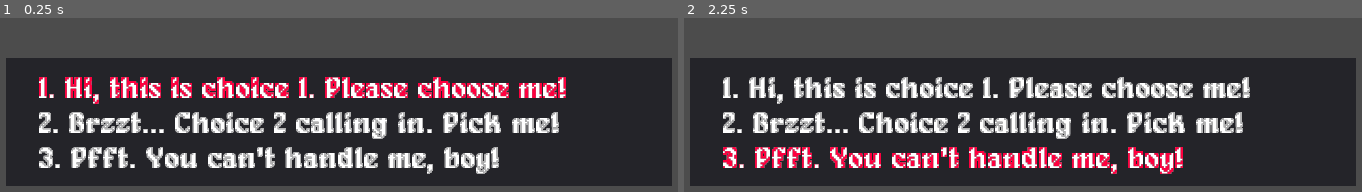
Above: before the commit, frames 1-2 (left to right).
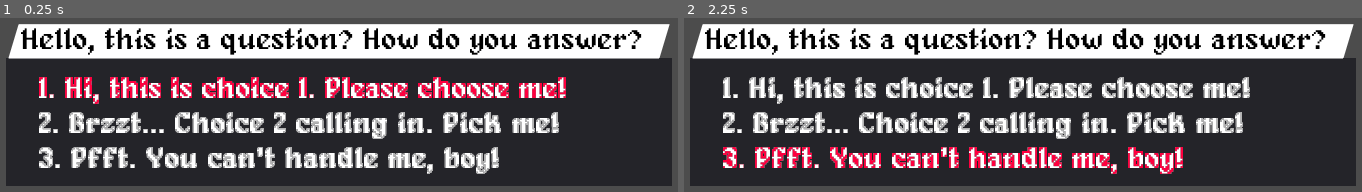
Above: after the commit, the same moments.

Repository: panorb/ludum-dare-51
Game: Godot game, scene res://gui/dialogue/ChoiceBox.tscn
Same seed, same stepped clock (60 frames per second), same inputs: the game is played once before the commit and once after it. This scene is started directly instead of the project's main scene.
Inputs:
- Up to frame 1 (0.25 s): no input
- Up to frame 2 (2.25 s): tap Enter (option_select) at 0.5, 2 s; hold Up (ui_up) 0.53-1.28 s; tap Space at 1.25 s; hold Down (ui_down) 1.28-2.03 s; hold Up (ui_up) from 2.03 s (still down)

The runs differ from the first frame. In frame 1, 19% of the frame differs, in the area x 1-99%, y 3-24%; in frame 2, 19%.

Commit message:
Added a question field to the ChoiceBox

Diff:
--- a/godot/gui/dialogue/ChoiceBox.gd
+++ b/godot/gui/dialogue/ChoiceBox.gd
@@ -1,11 +1,16 @@
 extends Control
 
+var question setget _set_question
 var choices setget _set_choices
 var selected_index := 0
 var _choice_amount := 3
 
+onready var _question_node = get_node("%Question")
 onready var _choices_node = get_node("%Choices")
 signal choice_selected(choice_index)
+
+func _set_question(new_val):
+	_question_node.text = new_val
 
 func _set_choices(new_val):
 	selected_index = 0
--- a/godot/gui/dialogue/ChoiceBox.tscn
+++ b/godot/gui/dialogue/ChoiceBox.tscn
@@ -1,9 +1,13 @@
-[gd_scene load_steps=8 format=2]
+[gd_scene load_steps=9 format=2]
 
 [ext_resource path="res://gui/dialogue/ChoiceBox.gd" type="Script" id=1]
 [ext_resource path="res://gui/main_theme.tres" type="Theme" id=2]
 [ext_resource path="res://gui/outline_shader.shader" type="Shader" id=3]
 [ext_resource path="res://gui/dialogue/beep.wav" type="AudioStream" id=4]
+
+[sub_resource type="StyleBoxFlat" id=4]
+bg_color = Color( 1, 1, 1, 1 )
+skew = Vector2( 0.3, 0 )
 
 [sub_resource type="ShaderMaterial" id=1]
 shader = ExtResource( 3 )
@@ -41,6 +45,25 @@
 margin_top = -87.0
 margin_right = 200.0
 margin_bottom = -10.0
+rect_pivot_offset = Vector2( -114, -15 )
+
+[node name="Panel" type="Panel" parent="BoxPanel"]
+margin_left = 5.0
+margin_top = -20.0
+margin_right = 395.0
+size_flags_vertical = 3
+custom_styles/panel = SubResource( 4 )
+
+[node name="Question" type="Label" parent="BoxPanel/Panel"]
+unique_name_in_owner = true
+anchor_top = 0.5
+anchor_bottom = 0.5
+margin_left = 4.0
+margin_top = -9.0
+margin_right = -6.0
+margin_bottom = 9.0
+custom_colors/font_color = Color( 0, 0, 0, 1 )
+text = "Hello, this is a question? How do you answer?"
 
 [node name="Choices" type="VBoxContainer" parent="BoxPanel"]
 unique_name_in_owner = true
